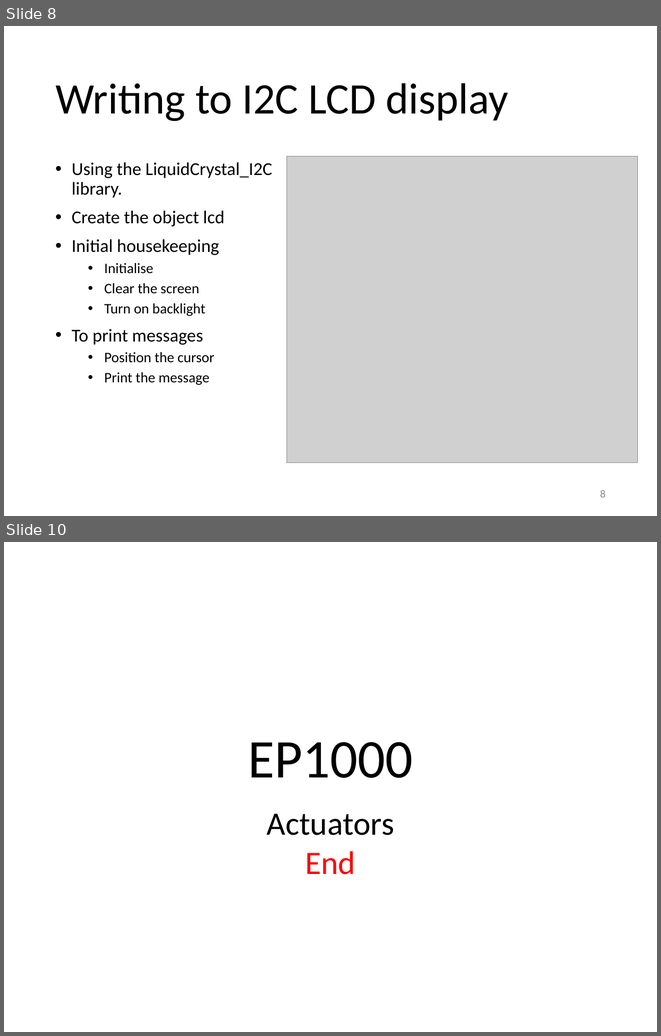
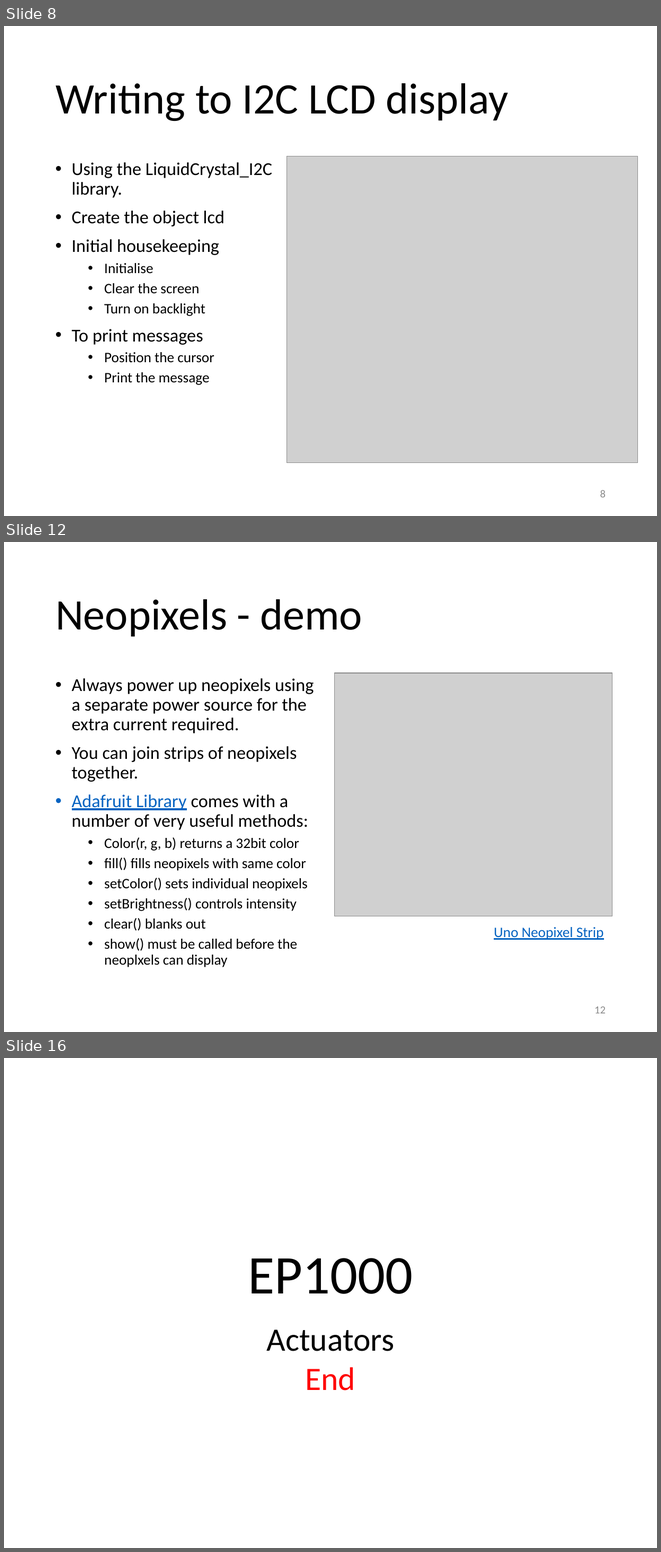
Before and after one commit to RDorville/digfab, a slide deck: presentations/ep1000_actuators/ep1000_actuators.pptx. Shown one above the other, each under a label of ours: slides 8 and 10 before the commit, slides 8, 12 and 16 after it; the slides between them are not shown. The pictures are 661x1036 and 661x1552 pixels, drawn with LibreOffice and Linux fonts; fonts in the diff are those of the drawing; grey boxes stand for pictures; background and template pictures are left out. Boxes give left, top, right and bottom in pixels: in the first picture for what was removed or moved away, otherwise in the second. Text is boxed around its words. In the diff, an @@ line names an element or a change of style, - is before the commit and + after.

```diff
--- a/presentations/ep1000_actuators/ep1000_actuators.pptx
+++ b/presentations/ep1000_actuators/ep1000_actuators.pptx
@@ slide 12 added at (4, 542, 657, 1032), background #FFFFFF @@
@@ title added at (55, 599, 362, 637), 48 pt, text #000000 @@
+Neopixels - demo
@@ text added at (72, 678, 314, 967), 16 pt, text #000000 @@
+• Always power up neopixels using a separate power source for the extra current required.
+• You can join strips of neopixels together.
+• Adafruit Library comes with a number of very useful methods:
+  • Color(r, g, b) returns a 32bit color
+  • fill() fills neopixels with same color
+  • setColor() sets individual neopixels
+  • setBrightness() controls intensity
+  • clear() blanks out
+  • show() must be called before the neoplxels can display
@@ picture added at (334, 673, 612, 916) @@
@@ text added at (494, 927, 604, 940), 16 pt, text #0563C1, underline @@
+Uno Neopixel Strip
@@ page number added at (594, 1006, 606, 1013), 12 pt, text #8C8C8C @@
+12
@@ what was slide 10 is now slide 16 @@
```
Also in this commit, not shown: 4 slides changed, 5 other slides added, 14 other files.
